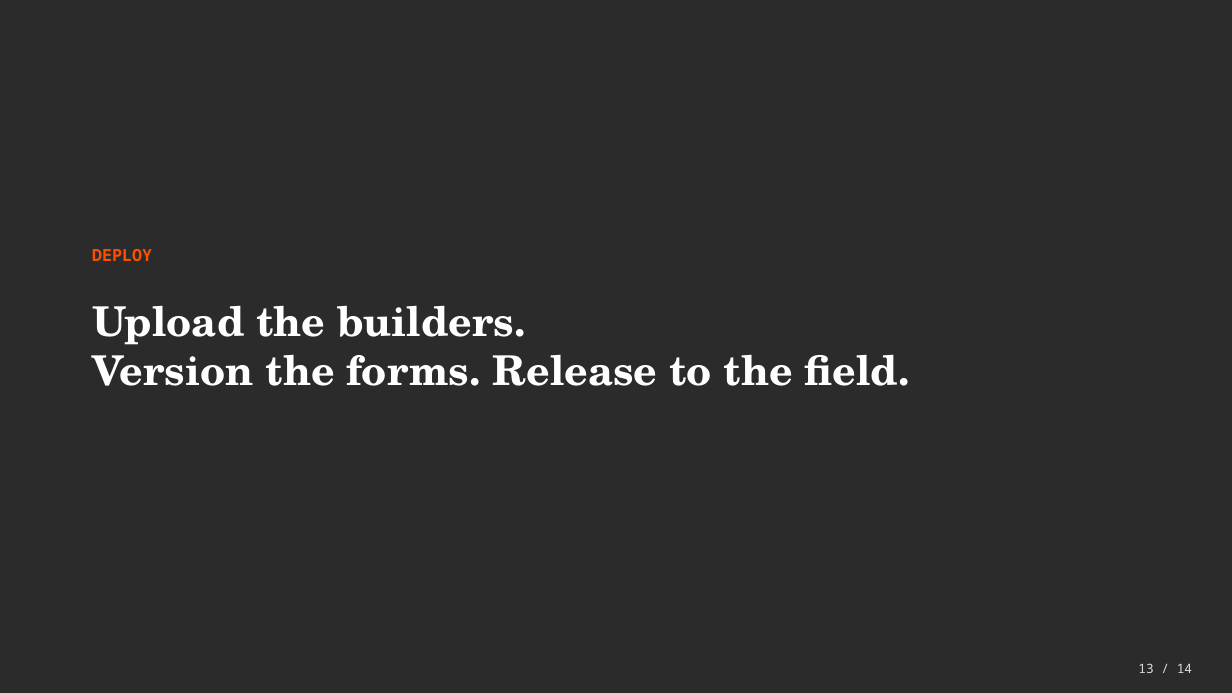
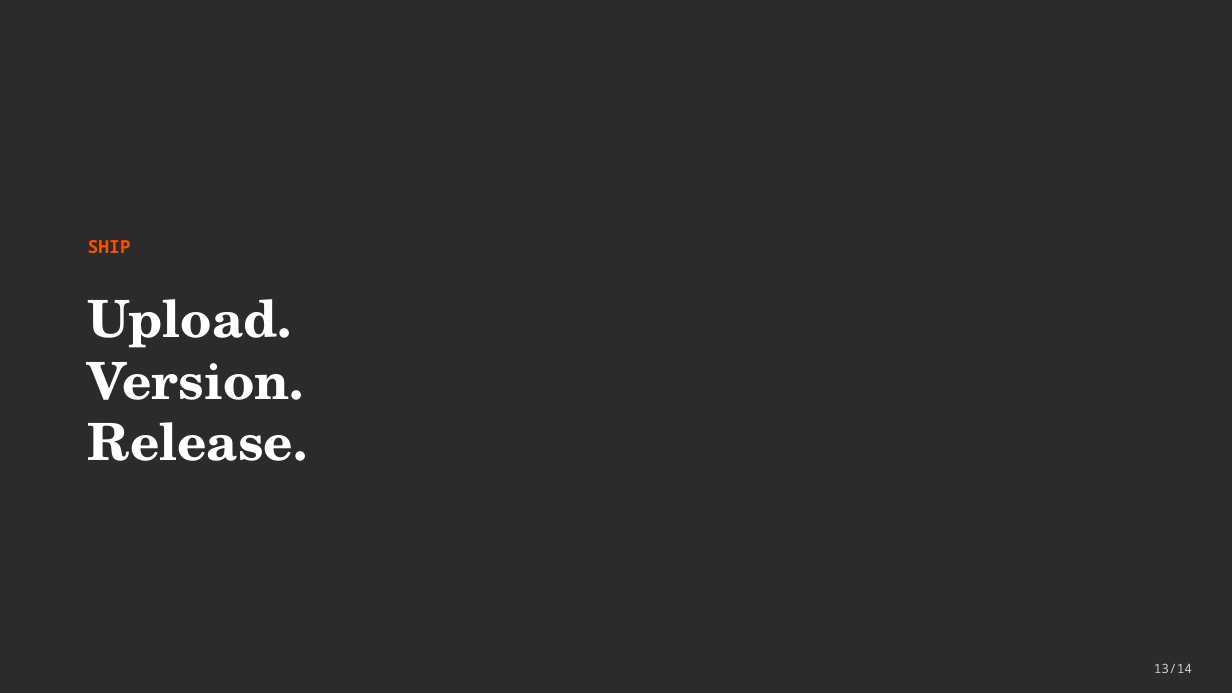
Before and after one commit to kakaijacob/Special-Operations-Schema, a slide deck: slide 13 of docs/Mentee_Mapping_SOP.pptx. Drawn at 1232x693 pixels with LibreOffice and Linux fonts; fonts in the diff are those of the drawing; background and template pictures are left out; a plain dark background stands for a picture behind light text. Boxes give left, top, right and bottom in pixels: in the first picture for what was removed or moved away, otherwise in the second. Text is boxed around its words. In the diff, an @@ line names an element or a change of style, - is before the commit and + after.

```diff
--- a/docs/Mentee_Mapping_SOP.pptx
+++ b/docs/Mentee_Mapping_SOP.pptx
@@ text at (88,240,131,253): text changed; size 13 to 14 pt @@
-DEPLOY
+SHIP
@@ text at (88,299,308,461): text changed; size 32 to 40 pt @@
-Upload the builders.
-Version the forms. Release to the field.
+Upload.
+Version.
+Release.
@@ text at (1154,664,1192,673): text changed; text colour #D8E0DB to #C8D0CB @@
-13 / 14
+13/14
```
Also in this commit, not shown: 11 other slides changed, 2 slides added, 2 slides removed, 12 other files.
